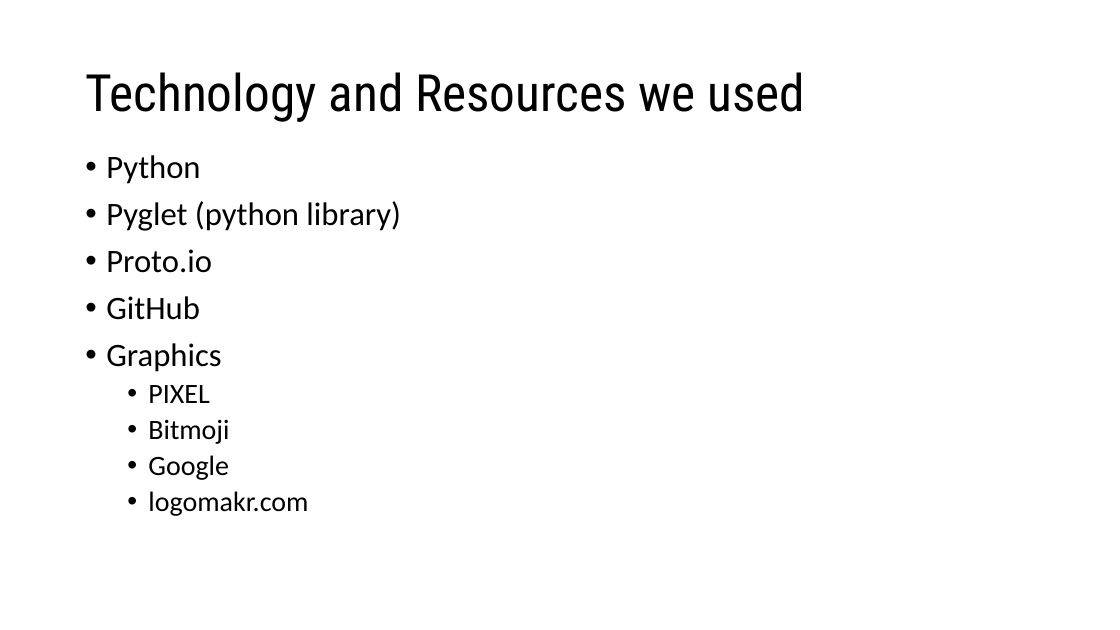
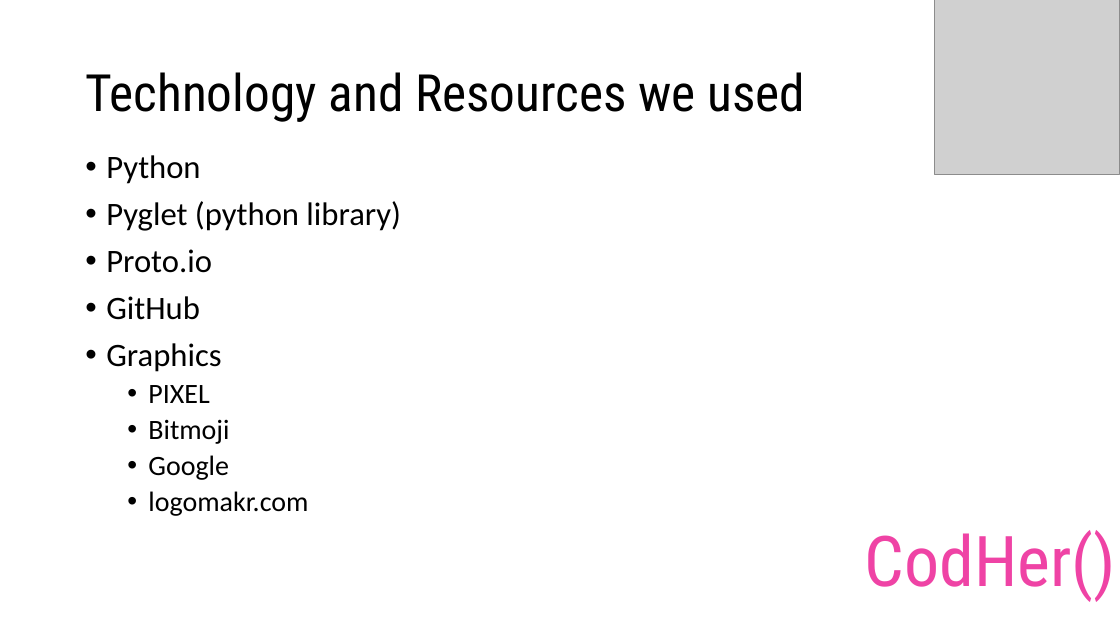
Before and after one commit to dashn98/SheInnovates19, a slide deck: slide 5 of SheInnovates19 Presentation.pptx. Drawn at 1120x630 pixels with LibreOffice and Linux fonts; fonts in the diff are those of the drawing; grey boxes stand for pictures; background and template pictures are left out. Boxes give left, top, right and bottom in pixels: in the first picture for what was removed or moved away, otherwise in the second. Text is boxed around its words. In the diff, an @@ line names an element or a change of style, - is before the commit and + after.

```diff
--- a/SheInnovates19 Presentation.pptx
+++ b/SheInnovates19 Presentation.pptx
@@ picture added at box(935, 0, 1120, 174) @@
@@ text added at box(865, 530, 1116, 602), 60 pt, text #EF43A5 @@
+CodHer()
```
Also in this commit, not shown: 5 other slides changed.
